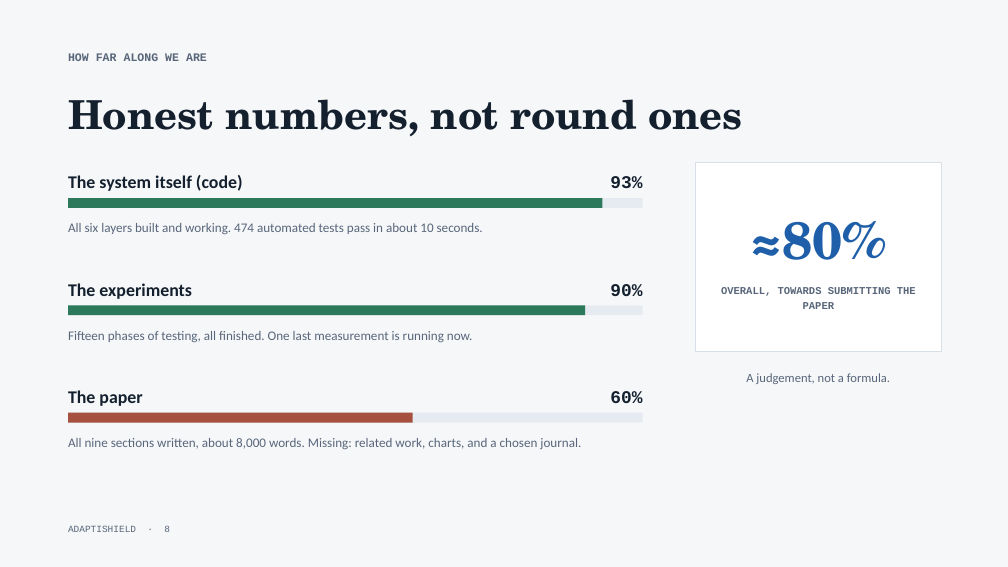
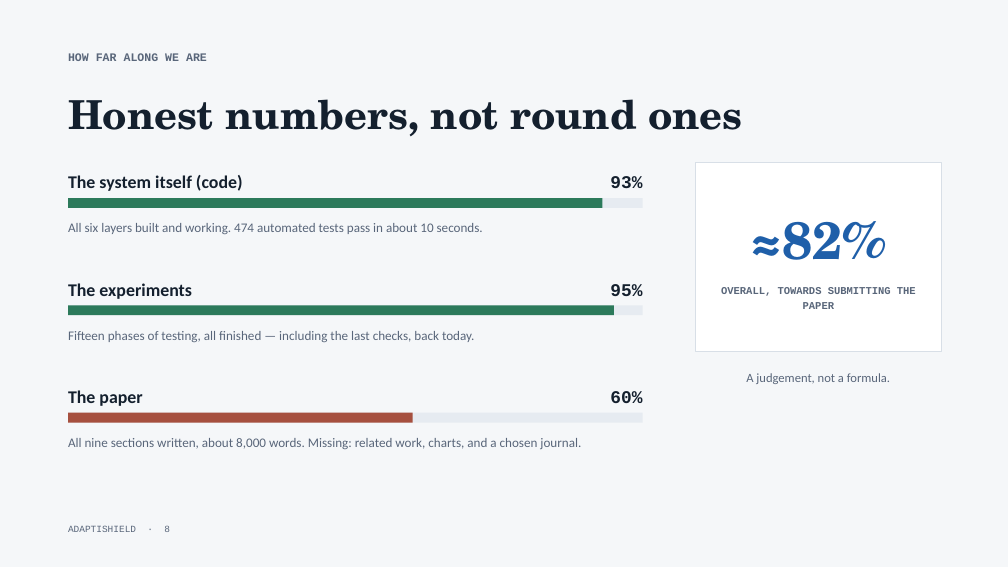
Before and after one commit to ahmadkhanraj01/adaptishield, a slide deck: slide 8 of paper/AdaptiShield-Overview.pptx. Drawn at 1008x567 pixels with LibreOffice and Linux fonts; fonts in the diff are those of the drawing. Boxes give left, top, right and bottom in pixels: in the first picture for what was removed or moved away, otherwise in the second. Text is boxed around its words. In the diff, an @@ line names an element or a change of style, - is before the commit and + after.

```diff
--- a/paper/AdaptiShield-Overview.pptx
+++ b/paper/AdaptiShield-Overview.pptx
@@ text at (x1=750, y1=221, x2=886, y2=260): text changed @@
-≈80%
+≈82%
@@ text at (x1=610, y1=284, x2=642, y2=296): text changed @@
-90%
+95%
@@ rectangle resized from (x1=68, y1=306, x2=585, y2=315) to (x1=68, y1=306, x2=614, y2=315) @@
@@ text at (x1=68, y1=331, x2=474, y2=342): text changed @@
-Fifteen phases of testing, all finished. One last measurement is running now.
+Fifteen phases of testing, all finished — including the last checks, back today.
```
Also in this commit, not shown: 2 other slides changed, 10 other files.
